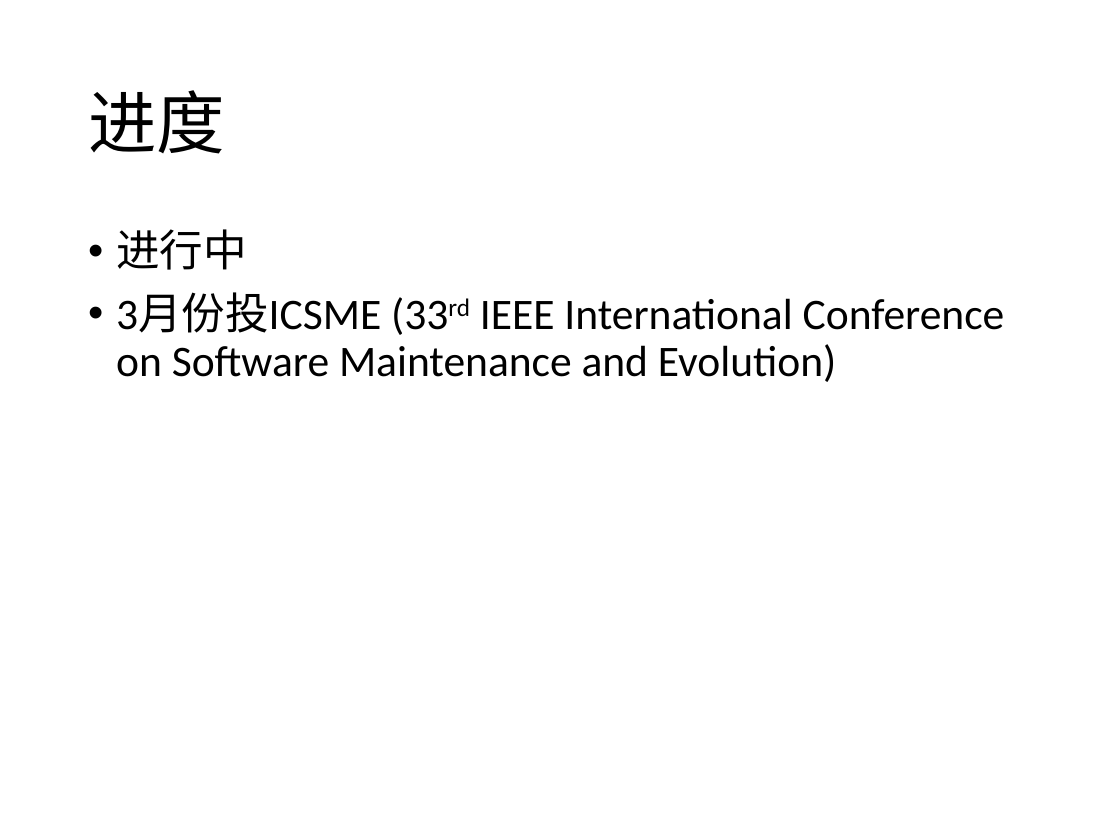
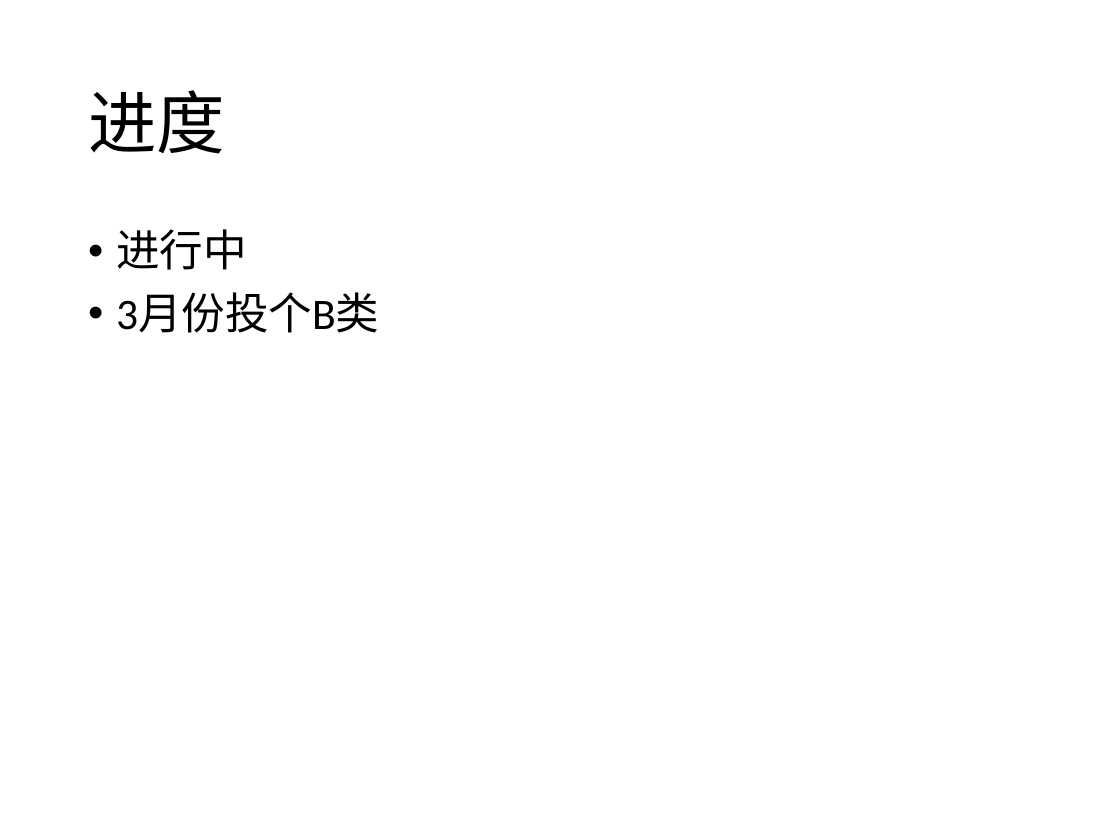
Before and after one commit to qwordy/Research, a slide deck: slide 13 of bishe/理解并发程序修改模式.pptx (slide 7 before the commit). Drawn at 1120x840 pixels with LibreOffice and Linux fonts; fonts in the diff are those of the drawing. Boxes give left, top, right and bottom in pixels: in the first picture for what was removed or moved away, otherwise in the second. Text is boxed around its words. In the diff, an @@ line names an element or a change of style, - is before the commit and + after.

Commit message:
yfy

```diff
--- a/bishe/理解并发程序修改模式.pptx
+++ b/bishe/理解并发程序修改模式.pptx
@@ text at (x1=116, y1=293, x2=379, y2=333): text changed @@
-• 3月份投ICSME (33rd IEEE International Conference on Software Maintenance and Evolution)
+• 3月份投个B类
```
Also in this commit, not shown: 1 other slide changed, 6 slides added.
